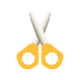
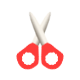
Layer changes from the first 80px x 80px image to the second:
painted on "Ellipse 1 copy 2" over [39, 42, 64, 70]
painted on "Ellipse 1 copy" over [16, 42, 41, 70]